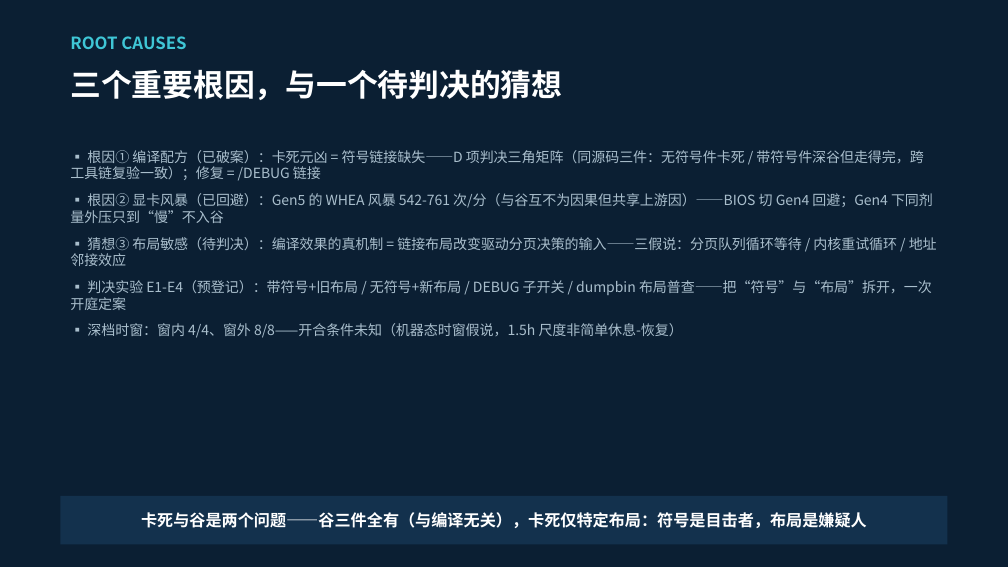
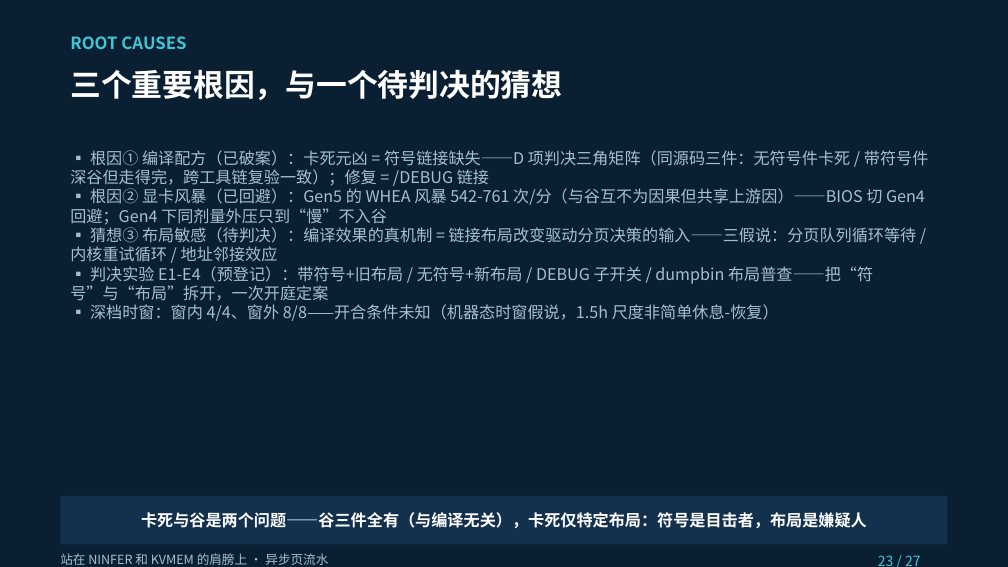
Before and after one commit to paicat1/Ninfer-KVMem-Async, a slide deck: slide 23 of docs/异步页流水-技术说明.pptx. Drawn at 1008x567 pixels with LibreOffice and Linux fonts; fonts in the diff are those of the drawing. Boxes give left, top, right and bottom in pixels: in the first picture for what was removed or moved away, otherwise in the second. Text is boxed around its words. In the diff, an @@ line names an element or a change of style, - is before the commit and + after.

Commit message:
docs(公开材料): 贴边复测复核与 Gen5 回切预登记 + 异步页流水技术说明演示文稿更新（含同源备份件）
APPROVED: 这几个授权你推

```diff
--- a/docs/异步页流水-技术说明.pptx
+++ b/docs/异步页流水-技术说明.pptx
@@ text at (70, 150, 928, 321): text changed; size 10 to 11.5 pt @@
-▪ 根因① 编译配方（已破案）：卡死元凶 = 符号链接缺失——D 项判决三角矩阵（同源码三件：无符号件卡死 / 带符号件深谷但走得完，跨工具链复验一致）；修复 = /DEBUG 链接
-▪ 根因② 显卡风暴（已回避）：Gen5 的 WHEA 风暴 542-761 次/分（与谷互不为因果但共享上游因）——BIOS 切 Gen4 回避；Gen4 下同剂量外压只到“慢”不入谷
-▪ 猜想③ 布局敏感（待判决）：编译效果的真机制 = 链接布局改变驱动分页决策的输入——三假说：分页队列循环等待 / 内核重试循环 / 地址邻接效应
-▪ 判决实验 E1-E4（预登记）：带符号+旧布局 / 无符号+新布局 / DEBUG 子开关 / dumpbin 布局普查——把“符号”与“布局”拆开，一次开庭定案
-▪ 深档时窗：窗内 4/4、窗外 8/8——开合条件未知（机器态时窗假说，1.5h 尺度非简单休息-恢复）
+▪ 根因① 编译配方（已破案）：卡死元凶 = 符号链接缺失——D 项判决三角矩阵（同源码三件：无符号件卡死 / 带符号件深谷但走得完，跨工具链复验一致）；修复 = /DEBUG 链接 ▪ 根因② 显卡风暴（已回避）：Gen5 的 WHEA 风暴 542-761 次/分（与谷互不为因果但共享上游因）——BIOS 切 Gen4 回避；Gen4 下同剂量外压只到“慢”不入谷 ▪ 猜想③ 布局敏感（待判决）：编译效果的真机制 = 链接布局改变驱动分页决策的输入——三假说：分页队列循环等待 / 内核重试循环 / 地址邻接效应 ▪ 判决实验 E1-E4（预登记）：带符号+旧布局 / 无符号+新布局 / DEBUG 子开关 / dumpbin 布局普查——把“符号”与“布局”拆开，一次开庭定案 ▪ 深档时窗：窗内 4/4、窗外 8/8——开合条件未知（机器态时窗假说，1.5h 尺度非简单休息-恢复）
@@ text added at (60, 553, 328, 565), 9 pt, text #A9BECC @@
+站在 NINFER 和 KVMEM 的肩膀上 · 异步页流水
@@ text added at (878, 555, 921, 566), 10 pt, text #3FC6D6 @@
+23 / 27
```
Also in this commit, not shown: 11 other slides changed, 2 other files.
